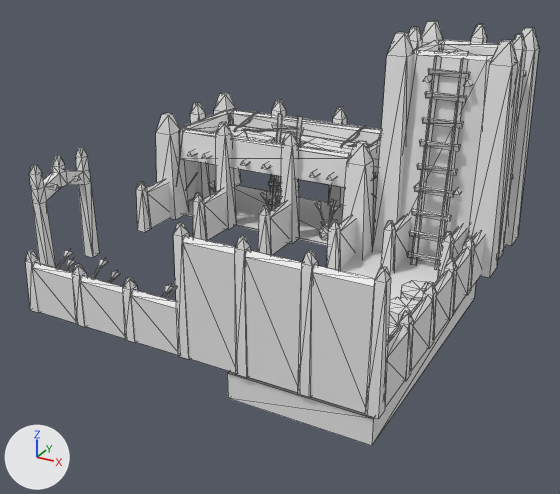
An edit to the COLLADA model art/meshes/structural/mande/range.dae, drawn before and after from the same camera.
Rendered twice from a 50 mm lens placed at (22.0, -42.0, 21.1), pointed at (0.9, -3.7, 1.9). Lighting does not change. The marker at lower left points along +X, +Y and +Z. The picture after the commit comes second. Mesh edges are drawn as thin lines.

Names of what the first picture shows: 'range'.
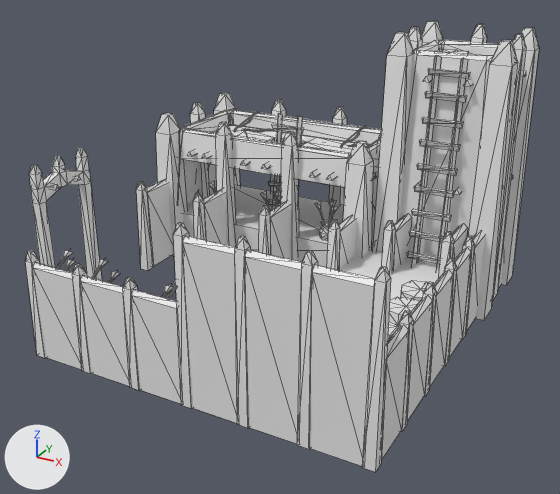
Location of each change, (x1, y1, x2, y2) in pixels of the pictures (560 x 494 px; the box of a moved part takes in the faces that stretch with it):
'range', reshaped (6% taller)
    before: (25, 21, 539, 446)
    after: (25, 21, 539, 472)
part 1 of me_esfera_1008, deleted
    before: (227, 282, 476, 446)
part 2 of me_esfera_1008, moved or reshaped
    before: (258, 143, 299, 255)
    after: (259, 143, 299, 261)
part 3 of me_esfera_1008, moved or reshaped
    before: (26, 44, 536, 419)
    after: (26, 44, 536, 472)

Patch to the scene script:
```diff
--- a/art/meshes/structural/mande/range.dae.py
+++ b/art/meshes/structural/mande/range.dae.py
@@ me_esfera_1008 @@
 # used by ob_range; location = (0.0, 0.0, 0.0)
 # verts and faces of me_esfera_1008; kept vertices keep their numbers, new ones are numbered from 2163
 # before: 18 (-1.6, -2.2, 0.0), 19 (-1.6, -1.5, 0.0), 21 (-0.9, -2.2, 0.0), 25 (-0.9, -1.5, 0.0), 1741 (-1.7, 1.0, 0.0)
 # before: 1742 (-1.7, 2.1, 0.0), 1743 (-0.7, 1.0, 0.0) at pixel (292, 243), 1749 (-0.7, 2.1, 0.0), 2051 (-1.5, 1.4, 0.0), 2053 (-1.5, -1.6, 0.0)
 # before: 2059 (-1.0, 1.4, 0.0), 2060 (-1.0, -1.6, 0.0)
-me_esfera_1008.from_pydata(...)  # 2163 vertices, 3266 faces; spans x -12.0..12.5, y -14.6..10.0, z -1.8..14.2
+me_esfera_1008.from_pydata(...)  # 2155 vertices, 3254 faces; spans x -12.0..12.5, y -14.6..10.0, z -3.0..14.2
+# me_esfera_1008 part 1: the loose piece of 8 vertices spanning x 3.7..11.6, y -14.3..2.6, z -1.8..-0.3 is deleted
+# me_esfera_1008 part 2
+for i in [18, 19, 21, 25, 1741, 1742, 1743, 1749, 2051, 2053, 2059, 2060]: verts[i] += (0.0, 0.0, -3.0)
+# me_esfera_1008 part 3
+# 284 vertices in x -12.0..12.5, y -14.6..10.0, z 0.0..0.2 move by (0.0, 0.0, -3.0)
 me_esfera_1008.materials.append(mat_a_a____text_mandé_finais)
```
